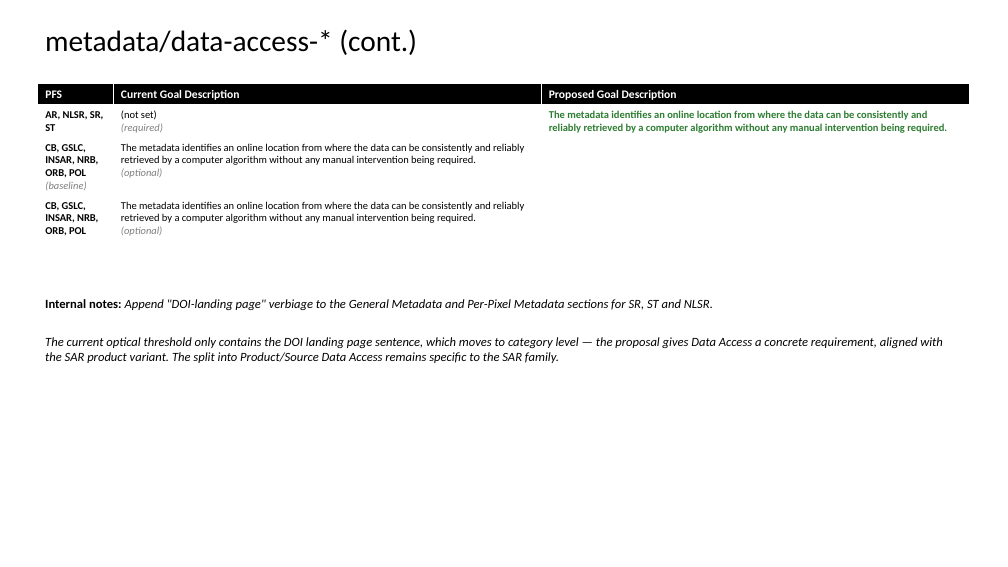
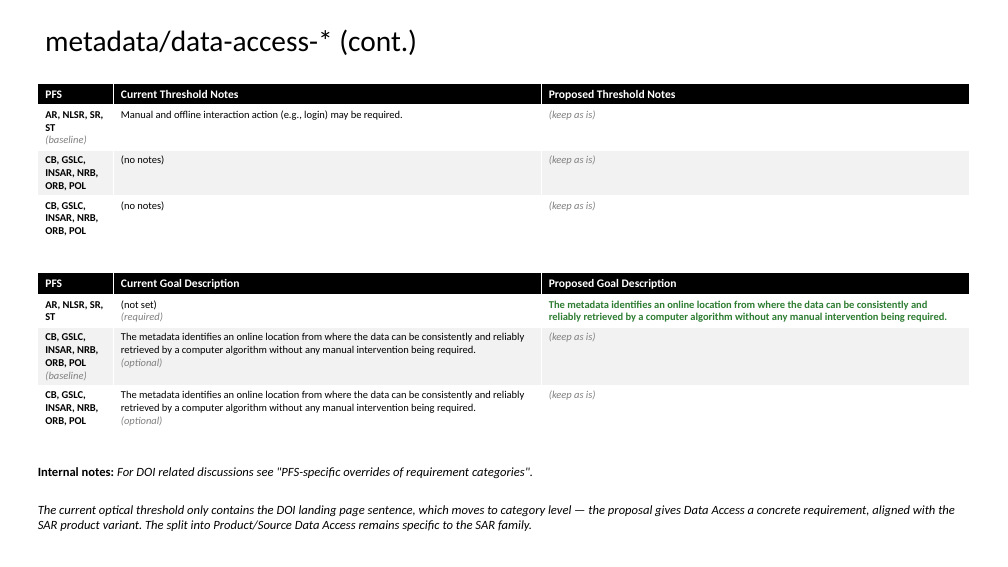
Before and after one commit to ceos-org/ceos-ard, a slide deck: slide 33 of differences.pptx (slide 35 before the commit). Drawn at 1008x567 pixels with LibreOffice and Linux fonts; fonts in the diff are those of the drawing. Boxes give left, top, right and bottom in pixels: in the first picture for what was removed or moved away, otherwise in the second. Text is boxed around its words. In the diff, an @@ line names an element or a change of style, - is before the commit and + after.

```diff
--- a/differences.pptx
+++ b/differences.pptx
@@ table at (x1=38, y1=83, x2=969, y2=239) @@
-row 1, column 2: Current Goal Description
+row 1, column 2: Current Threshold Notes
-row 1, column 3: Proposed Goal Description
+row 1, column 3: Proposed Threshold Notes
-row 2: AR, NLSR, SR, ST | (not set) / (required) | The metadata identifies an online location from where the data can be consistently and reliably retrieved by a computer algorithm without any manual intervention being required.
+row 2: AR, NLSR, SR, ST / (baseline) | Manual and offline interaction action (e.g., login) may be required. | (keep as is)
-row 3: CB, GSLC, INSAR, NRB, ORB, POL / (baseline) | The metadata identifies an online location from where the data can be consistently and reliably retrieved by a computer algorithm without any manual intervention being required. / (optional) | 
+row 3: CB, GSLC, INSAR, NRB, ORB, POL | (no notes) | (keep as is)
-row 4, column 2: The metadata identifies an online location from where the data can be consistently and reliably retrieved by a computer algorithm without any manual intervention being required. / (optional)
+row 4, column 2: (no notes)
-row 4, column 3: 
+row 4, column 3: (keep as is)
@@ fill #FFFFFF to #F2F2F2 in row 3 @@
@@ table added at (x1=38, y1=273, x2=969, y2=430), 4 rows, 3 columns @@
+PFS | Current Goal Description | Proposed Goal Description
+AR, NLSR, SR, ST | (not set) / (required) | The metadata identifies an online location from where the data can be consistently and reliably retrieved by a computer algorithm without any manual intervention being required.
+CB, GSLC, INSAR, NRB, ORB, POL / (baseline) | The metadata identifies an online location from where the data can be consistently and reliably retrieved by a computer algorithm without any manual intervention being required. / (optional) | (keep as is)
+CB, GSLC, INSAR, NRB, ORB, POL | The metadata identifies an online location from where the data can be consistently and reliably retrieved by a computer algorithm without any manual intervention being required. / (optional) | (keep as is)
@@ text at (x1=38, y1=467, x2=533, y2=478): text changed @@
-Internal notes: Append "DOI-landing page" verbiage to the General Metadata and Per-Pixel Metadata sections for SR, ST and NLSR.
+Internal notes: For DOI related discussions see "PFS-specific overrides of requirement categories".
@@ text "Internal notes: For DOI related ..." moved from (x1=45, y1=299, x2=943, y2=363) to (x1=38, y1=467, x2=955, y2=531) @@
```
Also in this commit, not shown: 69 other slides changed, 6 slides added, 8 slides removed, 3 other files.
